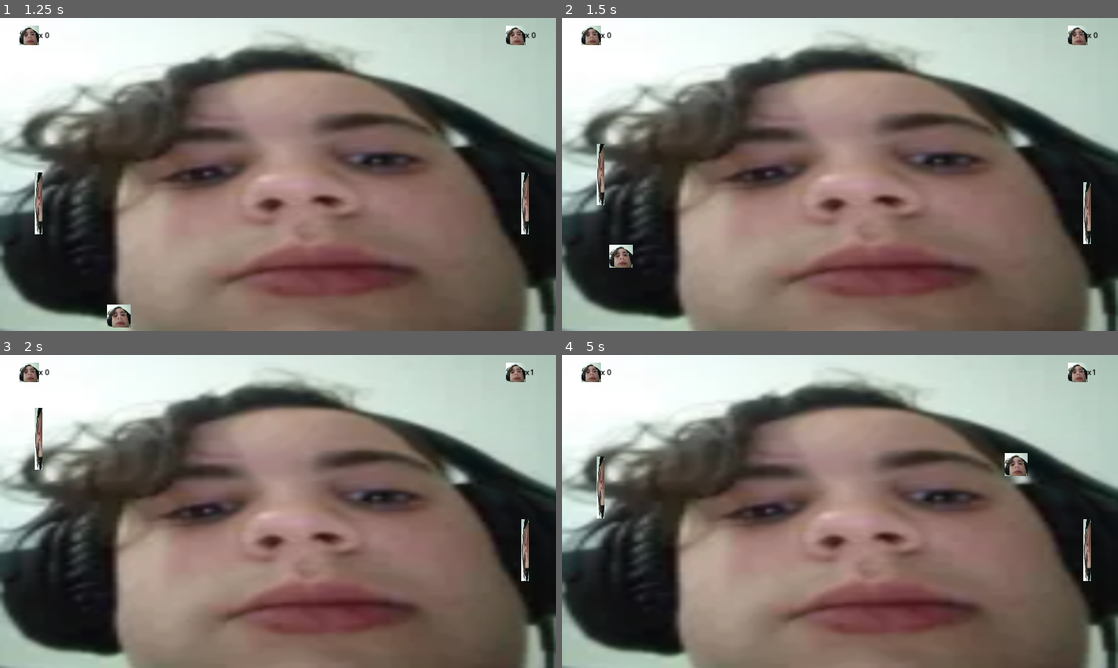
Above: before the commit, frames 1-4 (two rows, left to right).
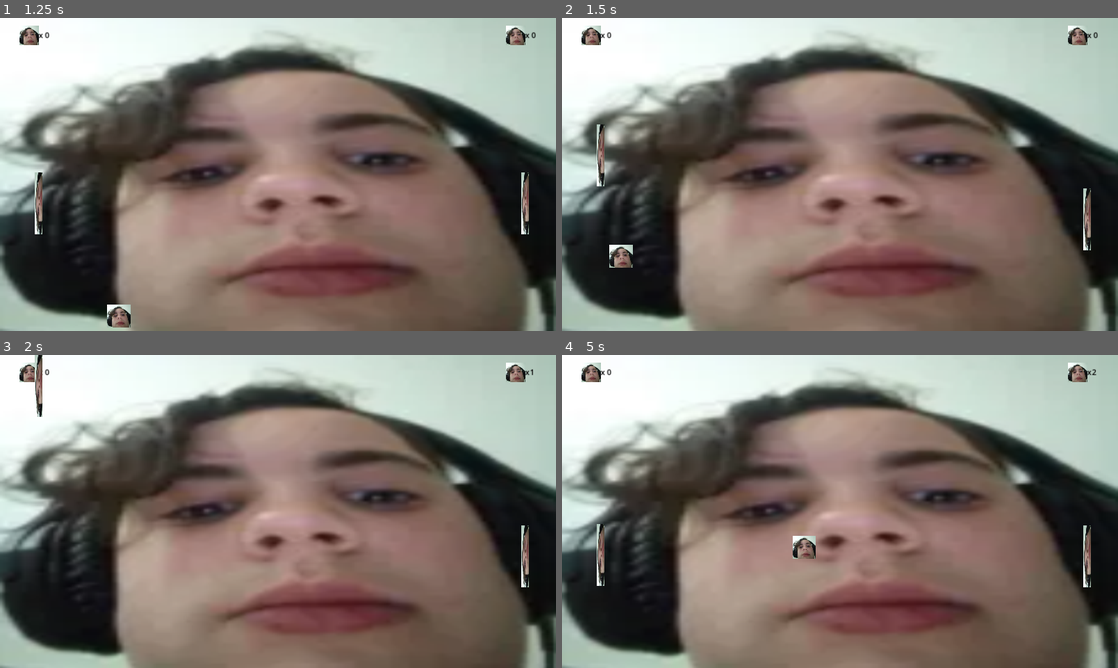
Above: after the commit, the same moments.

Repository: TE4-Umea/te4-pong
Game: Godot game, scene res://Scenes/MainMenu.tscn
The game is run twice, just before and just after one commit, with the same random seed, the same clock (stepped at 60 frames per second) and the same inputs.
Inputs:
- Up to frame 1 (1.25 s): click "PLAY" at 0.5 s
- Up to frame 2 (1.5 s): hold W (P1_UP) from 1.28 s (still down); tap Down (P2_DOWN) at 1.35 s
- Up to frame 3 (2 s): keep holding W (P1_UP)
- Up to frame 4 (5 s): release W (P1_UP) at 2.03 s; hold S (P1_DOWN) 2.03-2.78 s; tap Up (P2_UP) at 2.1, 3.6 s; hold W (P1_UP) 2.78-4.28 s; tap Down (P2_DOWN) at 2.85, 4.35 s; hold S (P1_DOWN) from 4.28 s (still down)

Frame 1 is identical in both runs. In frame 2, 0.5% of the frame differs, in the area x 6-96%, y 34-75%; in frame 3, 0.6%; in frame 4, 1.2%, in the area x 6-97%, y 4-75%.

Commit message:
Fixed ball angle, ball sometimes clips out of map

Diff:
--- a/Scenes/Paddle.gd
+++ b/Scenes/Paddle.gd
@@ -5,6 +5,7 @@
 
 var max_bounce_angle = 0.3490658504					#20 grader
 var paused = false
+var recently_hit = false
 
 func _physics_process(delta):
 	var direction
@@ -26,16 +27,17 @@
 
 
 func _on_area_2d_body_entered(body):
+
 	var body_x_direction = body.direction.x
 	var body_collision : CollisionShape2D = body.get_node("CollisionShape2D")
 	var body_height = body_collision.shape.get_rect().size.y
 	var collision : CollisionShape2D = $Area2D/CollisionShape2D
 	var collision_height = collision.shape.get_rect().size.y
 
-	var dist = (position.y+(collision_height/2)) - (body.position.y+(body_height/2))
+	var dist = (position.y+(collision_height/2)) - (body.position.y)
 	var normalizedDist = dist/(collision_height/2)
 
-	var bounceAngle = normalizedDist * max_bounce_angle
+	var bounceAngle = -1 * normalizedDist * max_bounce_angle
 
 	var dir
 	if body_x_direction < 0:
@@ -43,9 +45,16 @@
 	else:
 		dir = -1
 
-	body.direction = Vector2(cos(bounceAngle) * dir, sin(bounceAngle))
-	Main.side = side
+	if not recently_hit:
+		body.direction = Vector2(cos(bounceAngle) * dir, sin(bounceAngle))
+		Main.side = side
+		recently_hit = true
+		$RecentHitTimer.start()
 
 
 func _on_world_pause_signal():
 	paused = true
+
+
+func _on_recent_hit_timer_timeout():
+	recently_hit = false
--- a/Scenes/Paddle.tscn
+++ b/Scenes/Paddle.tscn
@@ -30,4 +30,8 @@
 [node name="CollisionShape2D" type="CollisionShape2D" parent="Area2D"]
 shape = SubResource("RectangleShape2D_kuvxx")
 
+[node name="RecentHitTimer" type="Timer" parent="."]
+wait_time = 0.1
+
 [connection signal="body_entered" from="Area2D" to="." method="_on_area_2d_body_entered"]
+[connection signal="timeout" from="RecentHitTimer" to="." method="_on_recent_hit_timer_timeout"]
--- a/Scenes/World.gd
+++ b/Scenes/World.gd
@@ -9,11 +9,13 @@
 
 func _on_norr_body_entered(body):
 	if !body.is_in_group('paddles'):
+		print("HIT")
 		body.direction.y *= -1
 
 
 func _on_bottom_body_entered(body):
 	if !body.is_in_group('paddles'):
+		print("HIT")
 		body.direction.y *= -1
 
 
--- a/Scenes/World.tscn
+++ b/Scenes/World.tscn
@@ -158,11 +158,13 @@
 position = Vector2(72, 320)
 collision_layer = 5
 collision_mask = 5
+speed = 500.0
 
 [node name="p2" parent="." instance=ExtResource("1_lert0")]
 position = Vector2(1080, 320)
 collision_layer = 5
 collision_mask = 5
+speed = 500.0
 side = "p2"
 
 [node name="Ball" parent="." instance=ExtResource("3_62d1g")]
